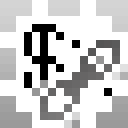
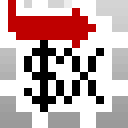
Comparing the layer stacks of the two 128×128 images. Changes:
hid "Ebene 28" over [40, 40, 120, 120]
added layer "$X klein unten" in group "Variable" over [24, 40, 104, 112]
added layer "Ebene 30" in group "Variable" over [8, 0, 96, 48]
hid "$x=" over [24, 24, 112, 104]
